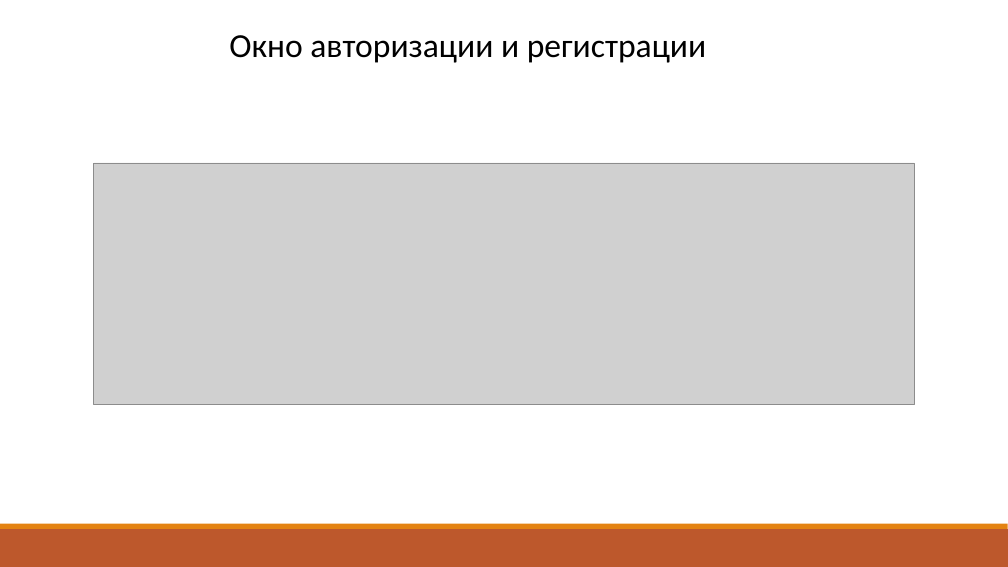
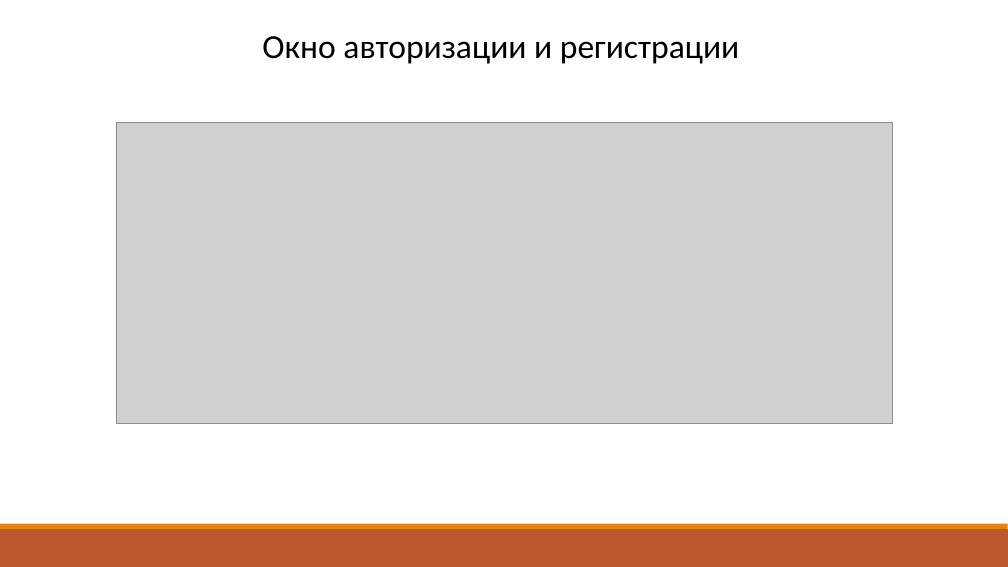
Before and after one commit to Artjxm/Uni-Dir-Across-PCs, a slide deck: slide 6 of 3rd-Grade/Sixth-Semester/Course-Project/docs/Московка_АА_Презентация.pptx (slide 7 before the commit). Drawn at 1008x567 pixels with LibreOffice and Linux fonts; fonts in the diff are those of the drawing; grey boxes stand for pictures. Boxes give left, top, right and bottom in pixels: in the first picture for what was removed or moved away, otherwise in the second. Text is boxed around its words. In the diff, an @@ line names an element or a change of style, - is before the commit and + after.

```diff
--- a/3rd-Grade/Sixth-Semester/Course-Project/docs/Московка_АА_Презентация.pptx
+++ b/3rd-Grade/Sixth-Semester/Course-Project/docs/Московка_АА_Презентация.pptx
@@ text "Окно авторизации и регистрации": place and size @@
-text "Окно авторизации и регистрации" at [229,35,706,63]
+text "Окно авторизации и регистрации" at [262,36,739,64]
@@ picture: place and size @@
-picture at [94,163,914,405]
+picture at [116,123,892,424]
```
Also in this commit, not shown: 3 other slides changed, 7 slides added, 8 slides removed, 4 other files.
